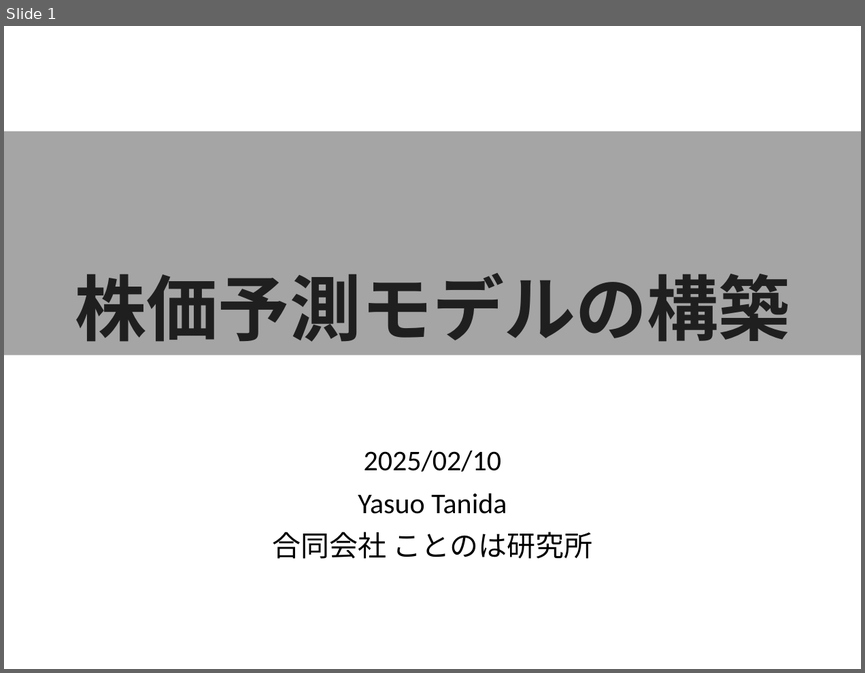
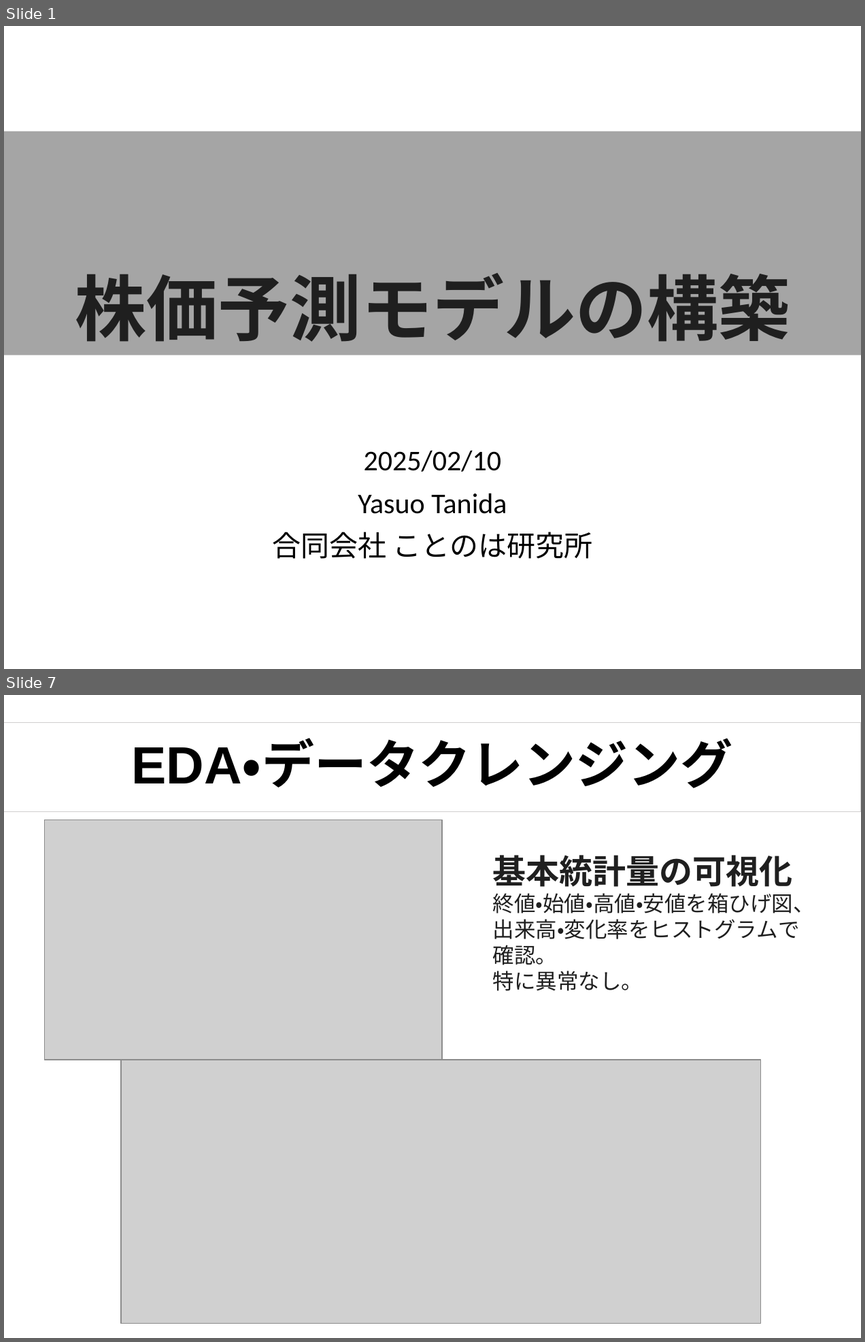
Before and after one commit to tanidayasuo/study-stock-price, a slide deck: 株価予測モデルの構築.pptx. Shown one above the other, each under a label of ours: slide 1 before the commit, slides 1 and 7 after it; the slides between them are not shown. The pictures are 865x673 and 865x1342 pixels, drawn with LibreOffice and Linux fonts; fonts in the diff are those of the drawing; grey boxes stand for pictures. Boxes give left, top, right and bottom in pixels: in the first picture for what was removed or moved away, otherwise in the second. Text is boxed around its words. In the diff, an @@ line names an element or a change of style, - is before the commit and + after.

```diff
--- a/株価予測モデルの構築.pptx
+++ b/株価予測モデルの構築.pptx
@@ slide 7 added at (4,695,861,1338), background #FFFFFF @@
@@ rectangle added at (4,722,861,811), outline #D0CECE 0.75 pt, 44 pt, text #000000, bold @@
+EDA・データクレンジング
@@ picture added at (44,820,442,1060) @@
@@ text added at (493,855,815,991), 18 pt, text #1F1F1F @@
+基本統計量の可視化
+終値・始値・高値・安値を箱ひげ図、出来高・変化率をヒストグラムで確認。
+特に異常なし。
@@ picture added at (122,1059,762,1323) @@
```
Also in this commit, not shown: 30 other slides added.
